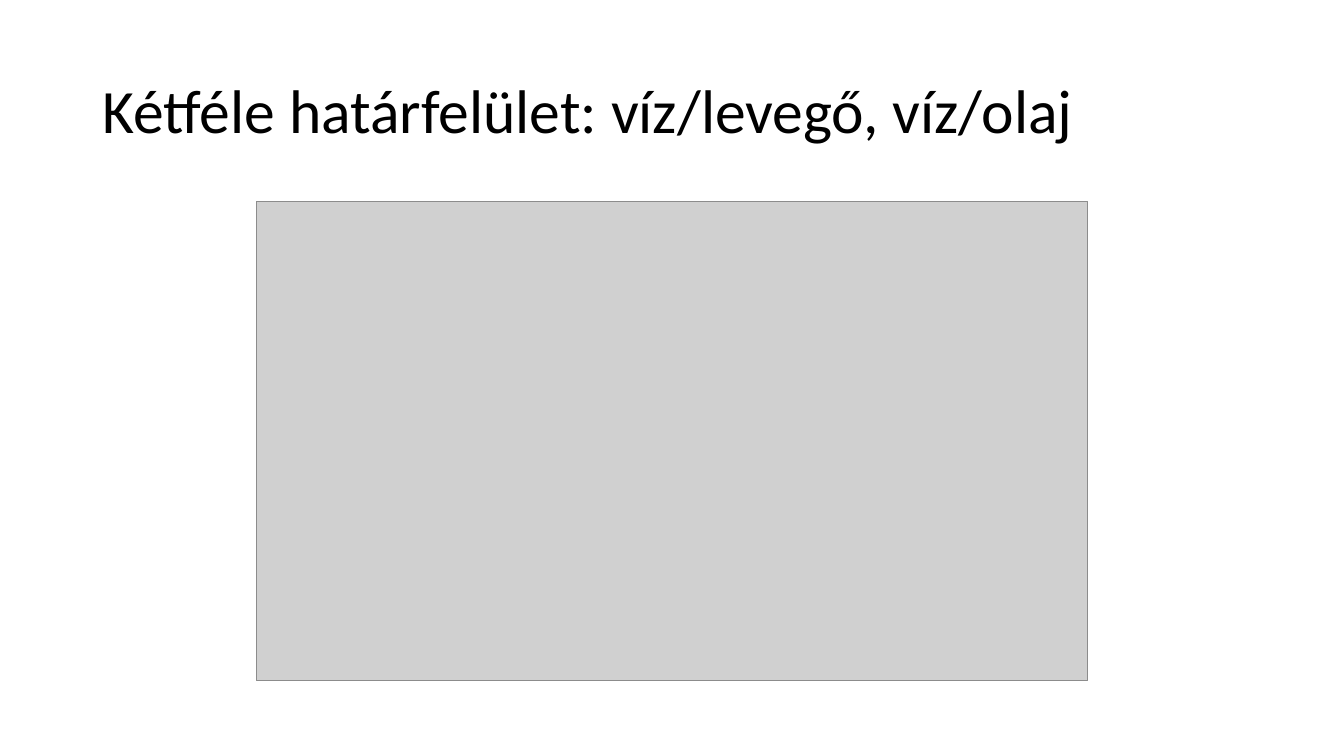
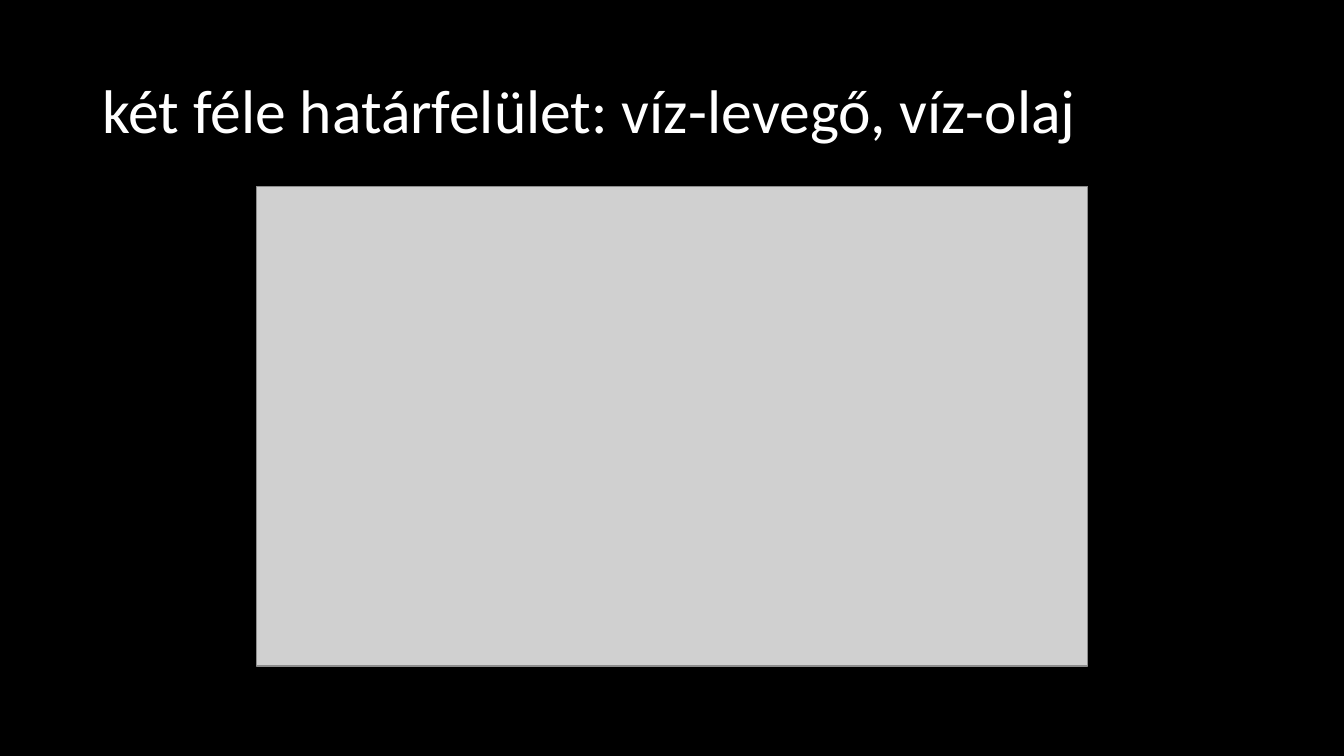
Before and after one commit to LilianaBohus/chemistry-presenations, a slide deck: slide 11 of adjuvants.pptx. Drawn at 1344x756 pixels with LibreOffice and Linux fonts; fonts in the diff are those of the drawing; grey boxes stand for pictures; background and template pictures are left out. Boxes give left, top, right and bottom in pixels: in the first picture for what was removed or moved away, otherwise in the second. Text is boxed around its words. In the diff, an @@ line names an element or a change of style, - is before the commit and + after.

```diff
--- a/adjuvants.pptx
+++ b/adjuvants.pptx
@@ background #FFFFFF to picture (left out) @@
@@ text at (102, 90, 1075, 144): text changed; text colour #000000 to #FFFFFF @@
-Kétféle határfelület: víz/levegő, víz/olaj
+két féle határfelület: víz-levegő, víz-olaj
@@ picture: place and size @@
-picture at (256, 202, 1088, 682)
+picture at (256, 187, 1088, 666)
```
Also in this commit, not shown: 6 other slides changed, 3 slides removed.
